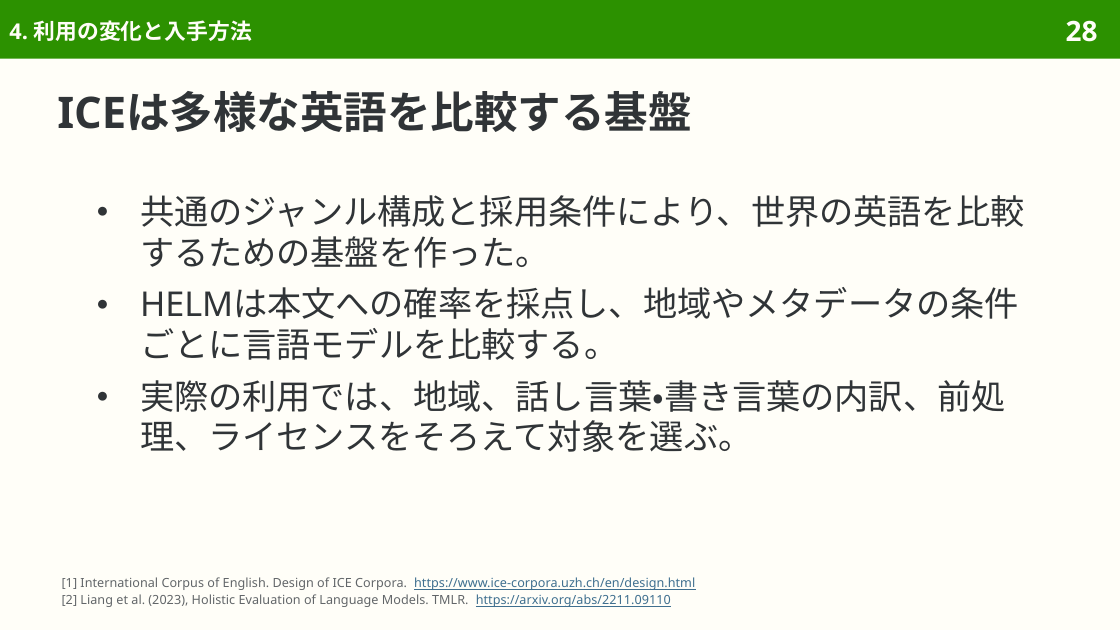
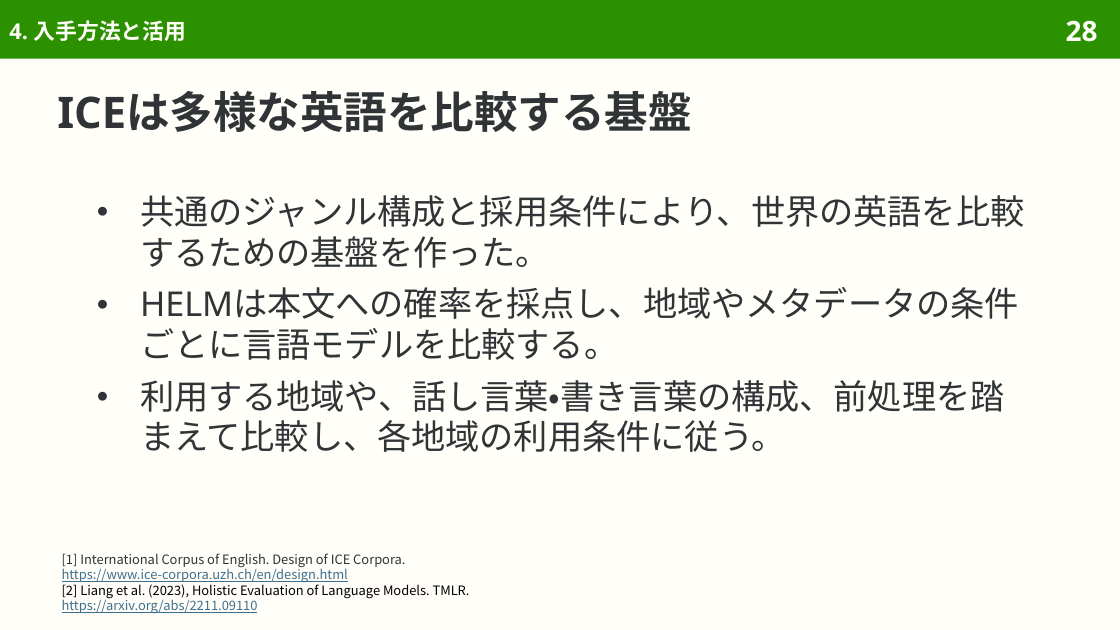
Before and after one commit to sasakiy84/datasets-in-10-minutes, a slide deck: slide 28 of slides/datasets-in-10-minutes-ice.pptx. Drawn at 1120x630 pixels with LibreOffice and Linux fonts; fonts in the diff are those of the drawing. Boxes give left, top, right and bottom in pixels: in the first picture for what was removed or moved away, otherwise in the second. Text is boxed around its words. In the diff, an @@ line names an element or a change of style, - is before the commit and + after.

Commit message:
Make ICE Japanese examples and corpus-use explanations natural

```diff
--- a/slides/datasets-in-10-minutes-ice.pptx
+++ b/slides/datasets-in-10-minutes-ice.pptx
@@ title at bbox=[9, 20, 187, 41]: text changed @@
-4. 利用の変化と入手方法
+4. 入手方法と活用
@@ text at bbox=[140, 380, 1005, 452]: text changed @@
-● 実際の利用では、地域、話し言葉・書き言葉の内訳、前処理、ライセンスをそろえて対象を選ぶ。
+● 利用する地域や、話し言葉・書き言葉の構成、前処理を踏まえて比較し、各地域の利用条件に従う。
@@ text at bbox=[62, 553, 470, 613]: text changed; size 8.1 to 8.3 pt; font Noto Sans to Noto Sans CJK JP; text colour #626669 to #3F6F8F @@
-[1] International Corpus of English. Design of ICE Corpora. https://www.ice-corpora.uzh.ch/en/design.html
-[2] Liang et al. (2023), Holistic Evaluation of Language Models. TMLR. https://arxiv.org/abs/2211.09110
+[1] International Corpus of English. Design of ICE Corpora.
+https://www.ice-corpora.uzh.ch/en/design.html
+[2] Liang et al. (2023), Holistic Evaluation of Language Models. TMLR.
+https://arxiv.org/abs/2211.09110
```
Also in this commit, not shown: 47 other slides changed, 1 slide removed, 38 other files.
